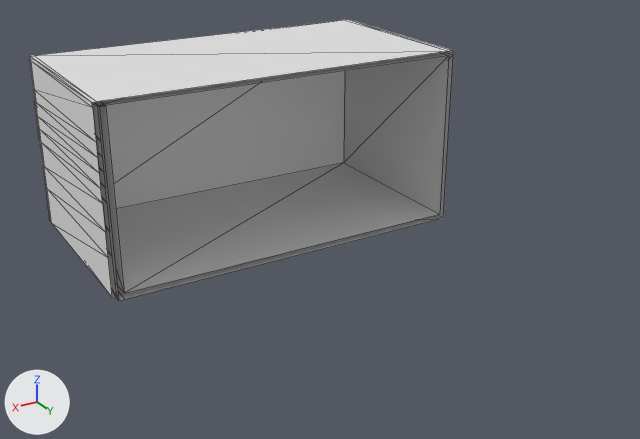
An edit to the glTF model html-version/Modelos3D/Carcaca/bomba.gltf, drawn before and after from the same camera.
Both versions are drawn from a 50 mm camera at (3.55, 6.32, 2.65) aimed at (-0.08, 0.26, -0.38). The lights are fixed; the arrows at lower left show +X, +Y and +Z. Mesh edges are drawn as thin lines. Vertices at the same position are counted once.

Script lines for the objects in view, before the commit:
```python
me_cube = bpy.data.meshes.new('Cube')
me_cube.from_pydata(...)  # 56 vertices, 94 faces; spans x -1.67..1.67, y -1.87..-0.01, z -0.82..0.86
me_cube.materials.append(mat_material)  # white #e7e7e7
me_cube_001 = bpy.data.meshes.new('Cube.001')
me_cube_001.from_pydata(...)  # 134 vertices, 238 faces; spans x 0.45..1.72, y -1.84..-0.01, z -0.78..0.86
me_cube_001.materials.append(mat_material)  # white #e7e7e7
me_cube_002 = bpy.data.meshes.new('Cube.002')
me_cube_002.from_pydata([(-1.62, -1.78, 0.82), (-1.62, -1.78, 0.86), (1.69, -1.78, 0.82), (1.69, -1.78, 0.86), (-1.62, -0.01, 0.82), (-1.62, -0.01, 0.86), (1.69, -0.01, 0.82), (1.69, -0.01, 0.86)], [], [(5, 1, 3), (5, 3, 7), (1, 0, 2), (1, 2, 3), (0, 4, 6), (0, 6, 2)])
me_cube_002.materials.append(mat_material)  # white #e7e7e7
ob_cube = bpy.data.objects.new('Cube', me_cube)
ob_cube.location = (0.0, 0.0, 0.0)
ob_cube_001 = bpy.data.objects.new('Cube.001', me_cube_001)
ob_cube_001.location = (0.0, 0.0, 0.0)
ob_cube_002 = bpy.data.objects.new('Cube.002', me_cube_002)
ob_cube_002.location = (0.0, 0.0, 0.0)
```
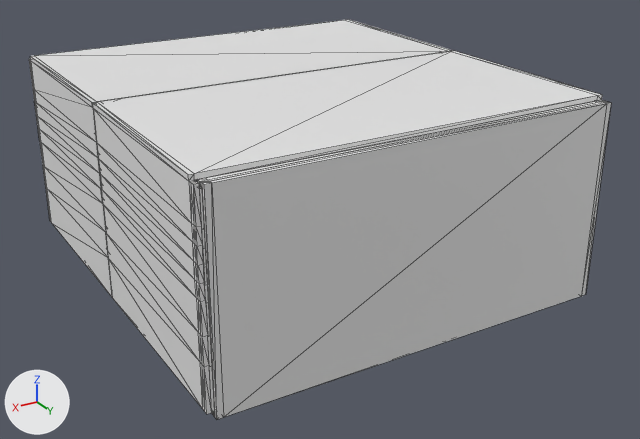
Where the change shows, as pixel boxes (x1, y1, x2, y2) in the pictures (640 x 439 px):
```json
{"object": "Cube", "change": "reshaped", "before": [97, 20, 453, 301], "after": [98, 20, 611, 419], "on screen": "44% wider, 42% taller"}
{"object": "Cube.002", "change": "reshaped", "before": [34, 20, 449, 107], "after": [34, 20, 598, 180], "on screen": "36% wider, 83% taller"}
{"object": "Cube.001", "change": "reshaped", "before": [29, 56, 117, 298], "after": [29, 56, 214, 414]}
{"part": 1, "of": "me_cube", "change": "added", "after": [195, 51, 611, 419]}
{"part": 2, "of": "me_cube_001", "change": "added", "after": [93, 102, 214, 414]}
{"part": 3, "of": "me_cube_002", "change": "added", "after": [98, 52, 598, 180]}
```

Scene script edits in JSON lines:
```json
{"block": "me_cube", "where": "me_cube.from_pydata(...)  # 56 vertices, 94 faces; spans x -1.67..1.67, y -1.87..-0.01, z -0.82..0.86"}
{"block": "me_cube", "where": "# used by ob_cube; location = (0.0, 0.0, 0.0)"}
{"block": "me_cube", "change": "me_cube part 1: the loose piece of 56 vertices spanning x -1.67..1.67, y -1.87..-0.01, z -0.82..0.86 is copied, and the copy is mirrored in y about the mesh origin; it spans x -1.67..1.67, y 0.01..1.87, z -0.82..0.86"}
{"block": "me_cube_001", "where": "me_cube_001.from_pydata(...)  # 134 vertices, 238 faces; spans x 0.45..1.72, y -1.84..-0.01, z -0.78..0.86"}
{"block": "me_cube_001", "where": "# used by ob_cube_001; location = (0.0, 0.0, 0.0)"}
{"block": "me_cube_001", "change": "me_cube_001 part 2: the loose piece of 130 vertices spanning x 0.45..1.72, y -1.84..-0.01, z -0.78..0.86 is copied, and the copy is mirrored in y about the mesh origin; it spans x 0.45..1.72, y 0.01..1.84, z -0.78..0.86"}
{"block": "me_cube_002", "where": "me_cube_002.from_pydata(...)  # 8 vertices, 6 faces; spans x -1.62..1.69, y -1.78..-0.01, z 0.82..0.86"}
{"block": "me_cube_002", "where": "# used by ob_cube_002; location = (0.0, 0.0, 0.0)"}
{"block": "me_cube_002", "change": "me_cube_002 part 3: the loose piece of 8 vertices spanning x -1.62..1.69, y -1.78..-0.01, z 0.82..0.86 is copied, and the copy is mirrored in y about the mesh origin; it spans x -1.62..1.69, y 0.01..1.78, z 0.82..0.86"}
```
